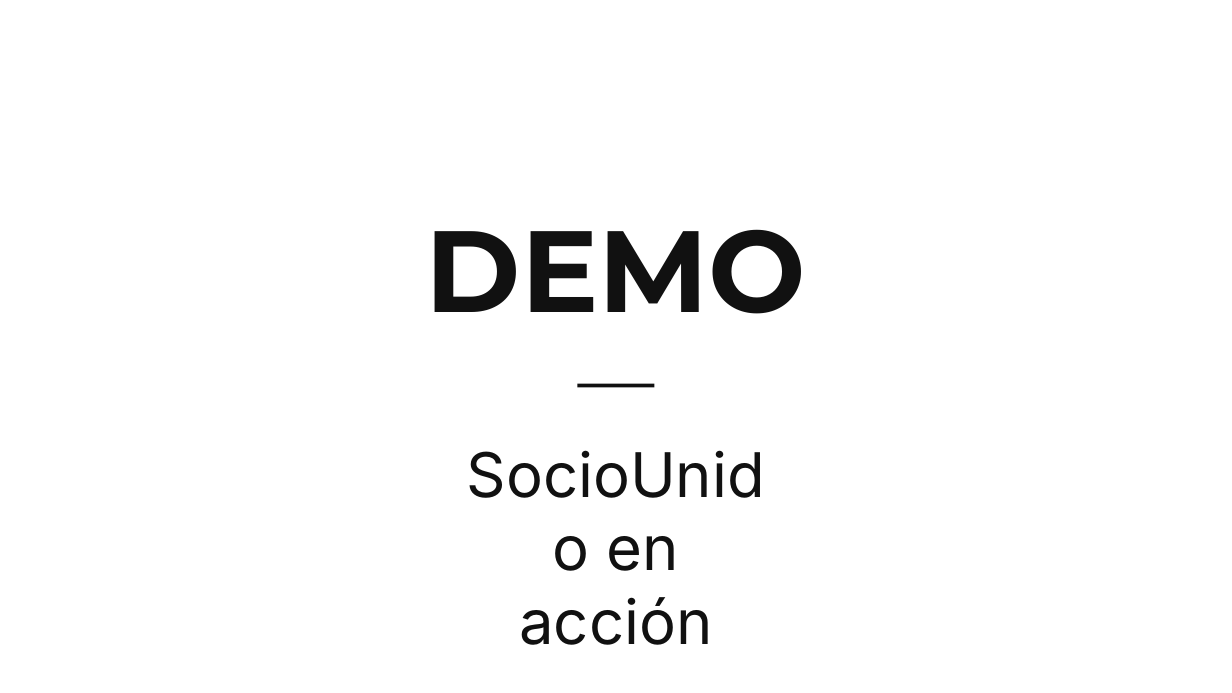
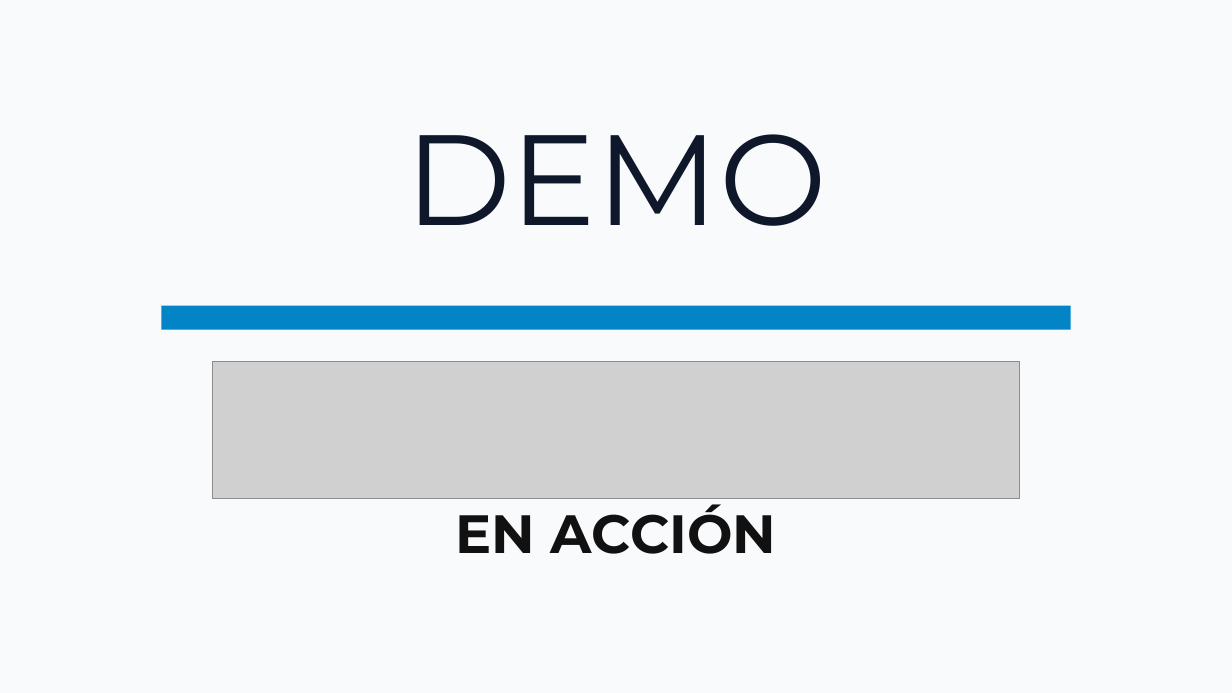
Before and after one commit to TrabajoProfesional-AGGZ/documentacion, a slide deck: slide 20 of entrega_final/defensa/Presentacion_SocioUnido.pptx (slide 19 before the commit). Drawn at 1232x693 pixels with LibreOffice and Linux fonts; fonts in the diff are those of the drawing; grey boxes stand for pictures; background and template pictures are left out. Boxes give left, top, right and bottom in pixels: in the first picture for what was removed or moved away, otherwise in the second. Text is boxed around its words. In the diff, an @@ line names an element or a change of style, - is before the commit and + after.

```diff
--- a/entrega_final/defensa/Presentacion_SocioUnido.pptx
+++ b/entrega_final/defensa/Presentacion_SocioUnido.pptx
@@ background picture (left out) to #F8FAFC @@
@@ text "DEMO": place and size @@
-text "DEMO" at (426,229,807,314)
+text "DEMO" at (405,134,827,226)
@@ text "DEMO" at (405,134,827,226): size 90 to 100 pt, text colour #111111 to #0F172A, bold off; line spacing 108pt to 1; vertical alignment top to middle @@
@@ rectangle added at (162,306,1071,330), fill #0284C7 @@
@@ picture added at (213,361,1020,499) @@
@@ rectangle removed at (578,384,654,387) @@
@@ text "EN ACCIÓN" at (456,504,777,554): vertical alignment top to middle @@
@@ text at (456,504,777,554): text changed; size 48 to 42 pt; font Inter to Montserrat; bold on @@
-SocioUnido en acción
+EN ACCIÓN
```
Also in this commit, not shown: 18 other slides changed, 3 slides added, 2 slides removed, 2 other files.
